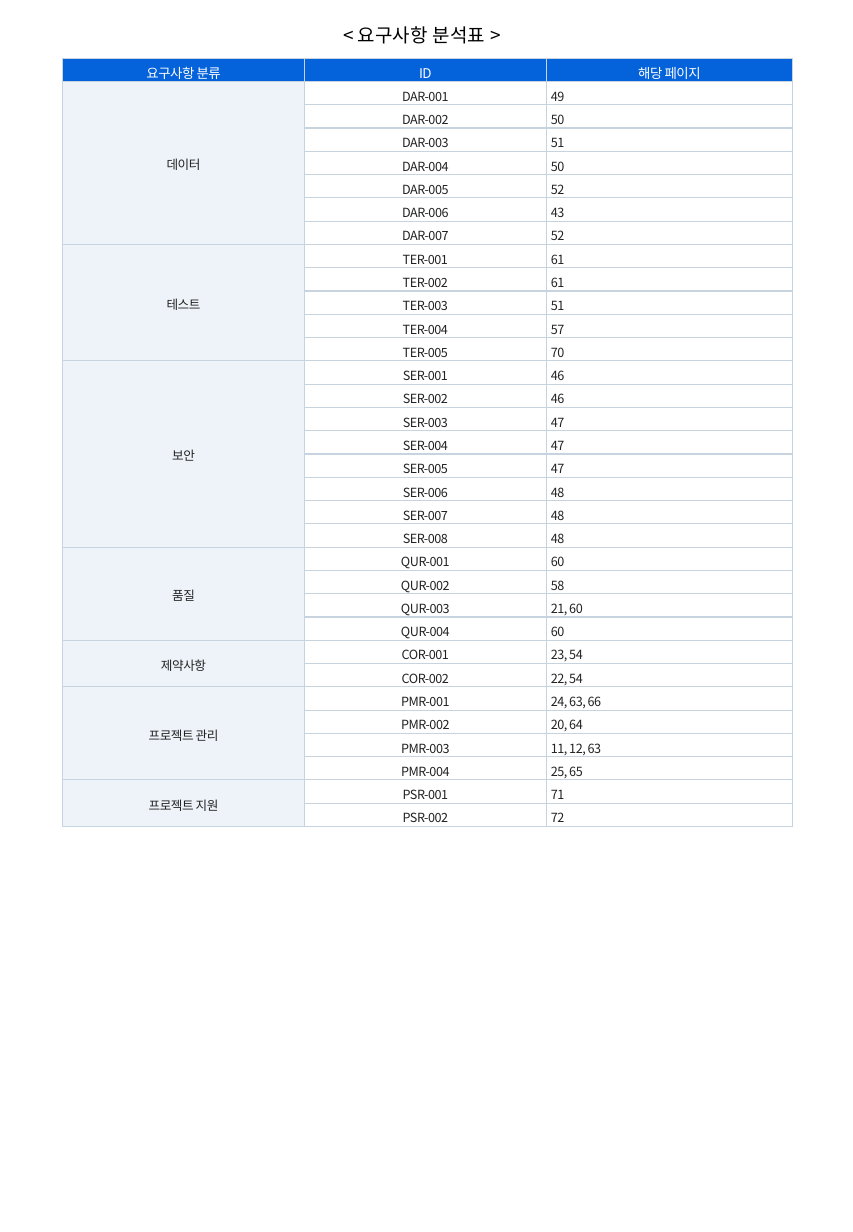
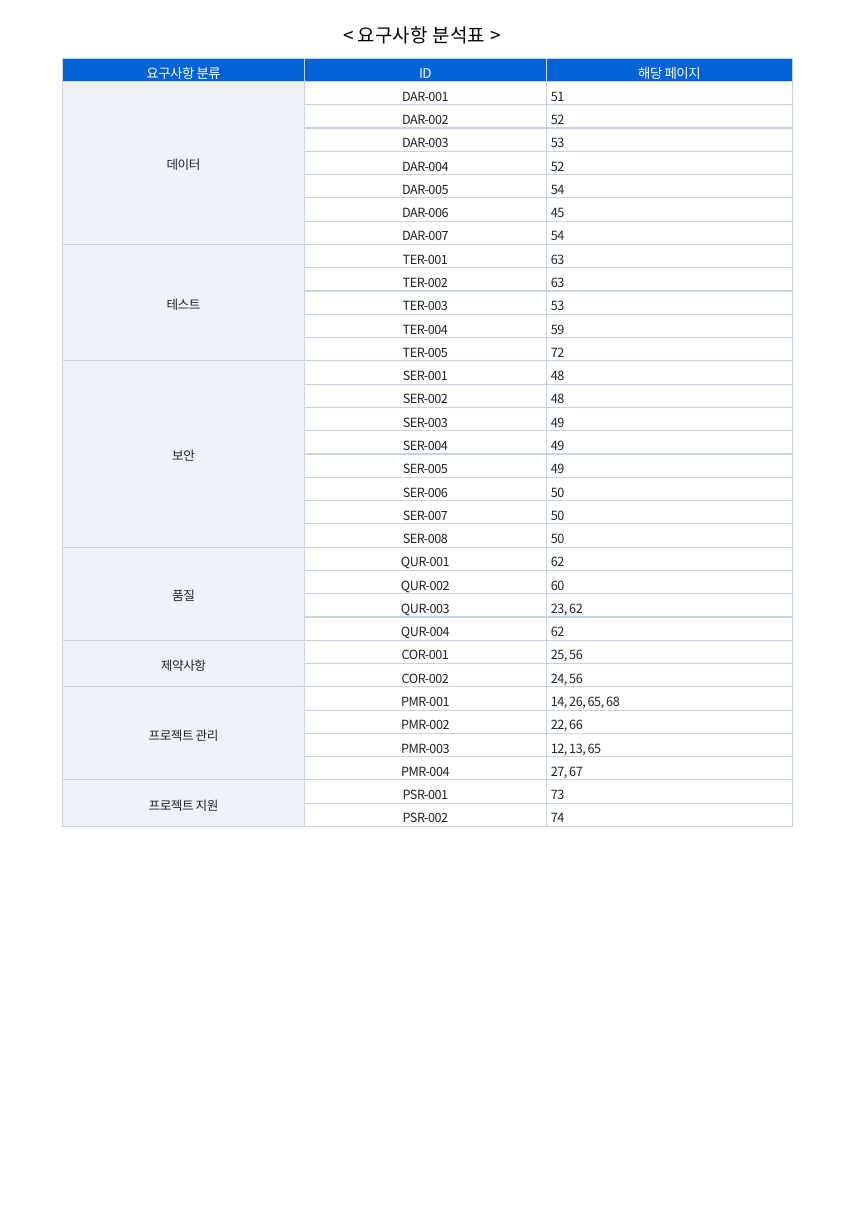
Before and after one commit to hwangsteeve-tech/hbjw, a slide deck: slide 3 of proposals/2026-10_pnu-ai-platform/pnu_proposal.pptx. Drawn at 853x1232 pixels with LibreOffice and Linux fonts; fonts in the diff are those of the drawing. Boxes give left, top, right and bottom in pixels: in the first picture for what was removed or moved away, otherwise in the second. Text is boxed around its words. In the diff, an @@ line names an element or a change of style, - is before the commit and + after.

```diff
--- a/proposals/2026-10_pnu-ai-platform/pnu_proposal.pptx
+++ b/proposals/2026-10_pnu-ai-platform/pnu_proposal.pptx
@@ table at (63, 58, 794, 827) @@
-row 2, column 3: 49
+row 2, column 3: 51
-row 3, column 3: 50
+row 3, column 3: 52
-row 4, column 3: 51
+row 4, column 3: 53
-row 5, column 3: 50
+row 5, column 3: 52
-row 6, column 3: 52
+row 6, column 3: 54
-row 7, column 3: 43
+row 7, column 3: 45
-row 8, column 3: 52
+row 8, column 3: 54
-row 9, column 3: 61
+row 9, column 3: 63
-row 10, column 3: 61
+row 10, column 3: 63
-row 11, column 3: 51
+row 11, column 3: 53
-row 12, column 3: 57
+row 12, column 3: 59
-row 13, column 3: 70
+row 13, column 3: 72
-row 14, column 3: 46
+row 14, column 3: 48
-row 15, column 3: 46
+row 15, column 3: 48
-row 16, column 3: 47
+row 16, column 3: 49
-row 17, column 3: 47
+row 17, column 3: 49
-row 18, column 3: 47
+row 18, column 3: 49
-row 19, column 3: 48
+row 19, column 3: 50
-row 20, column 3: 48
+row 20, column 3: 50
-row 21, column 3: 48
+row 21, column 3: 50
-row 22, column 3: 60
+row 22, column 3: 62
-row 23, column 3: 58
+row 23, column 3: 60
-row 24, column 3: 21, 60
+row 24, column 3: 23, 62
-row 25, column 3: 60
+row 25, column 3: 62
-row 26, column 3: 23, 54
+row 26, column 3: 25, 56
-row 27, column 3: 22, 54
+row 27, column 3: 24, 56
-row 28, column 3: 24, 63, 66
+row 28, column 3: 14, 26, 65, 68
-row 29, column 3: 20, 64
+row 29, column 3: 22, 66
-row 30, column 3: 11, 12, 63
+row 30, column 3: 12, 13, 65
-row 31, column 3: 25, 65
+row 31, column 3: 27, 67
-row 32, column 3: 71
+row 32, column 3: 73
-row 33, column 3: 72
+row 33, column 3: 74
```
Also in this commit, not shown: 4 other slides changed, 2 slides added, 2 other files.
